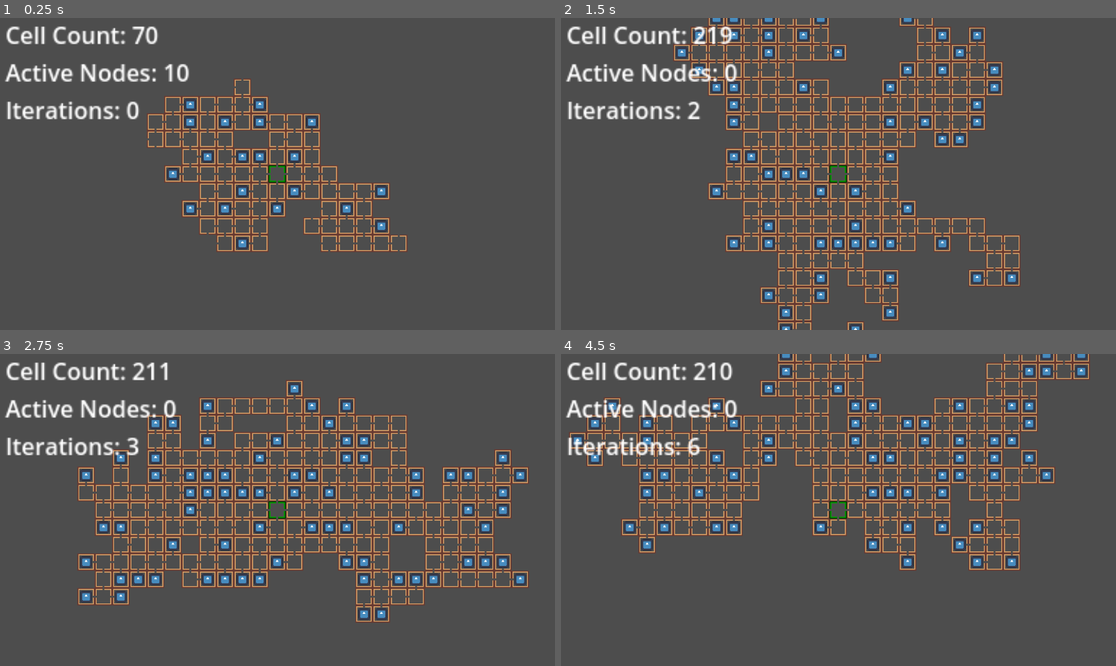
Above: before the commit, frames 1-4 (two rows, left to right).
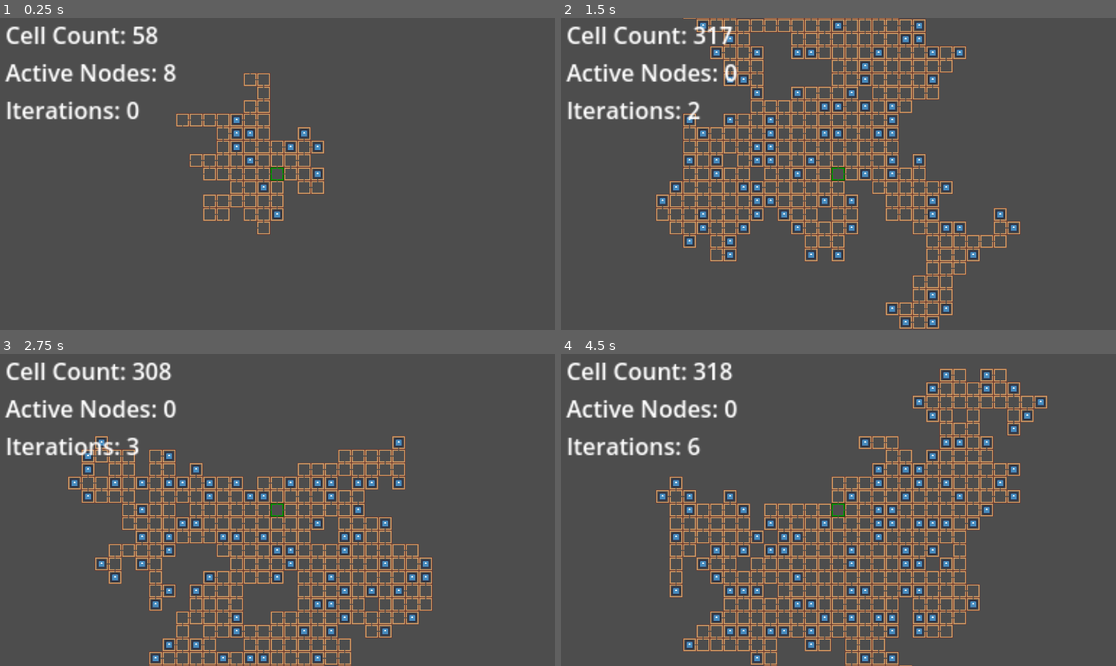
Above: after the commit, the same moments.

Repository: TreacherousDev/Cellular_Procedural_Generation
Game: Godot game, scene res://Scenes/map_generator.tscn
The game is run twice, just before and just after one commit, with the same random seed, the same clock (stepped at 60 frames per second) and the same inputs. The engine's default icon, where the game draws it, is replaced by a stand-in: a white triangle on a blue panel in a dark square.
Inputs:
- Up to frame 1 (0.25 s): no input
- Up to frame 2 (1.5 s): tap Enter (ui_accept) at 0.5, 0.77 s
- Up to frame 3 (2.75 s): tap Enter (ui_accept) at 1.52 s
- Up to frame 4 (4.5 s): tap Enter (ui_accept) at 2.75, 3.02, 3.77 s

The runs differ from the first frame. In frame 1, 8.2% of the frame differs, in the area x 23-74%, y 2-76%; in frame 2, 25%; in frame 3, 27%; in frame 4, 28%, in the area x 1-96%, y 0-100%.

Commit message:
QOL changes
disable raycasts if not used

Diff:
--- a/Code/map_generator.gd
+++ b/Code/map_generator.gd
@@ -10,23 +10,32 @@
 
 
 var count := 0
-var active := 0
+var active := 1
 var iterations : int = 0
 
 #spawns a room on first play to start the algorithm, deletes it and retries on clicking enter.
 func _ready():
 	create_map()
 
+var has_printed := false
+
 func _process(delta):
 	$CanvasLayer/Label.text = " Cell Count: " + str(count) + "\n Active Nodes: " + str(active) + "\n Iterations: " + str(iterations)
+
+
+
+func _physics_process(delta):
+	count = get_tree().get_nodes_in_group("room").size()
+	active = get_tree().get_nodes_in_group("active").size()
 
 	if Input.is_action_just_pressed("ui_accept"):
 		reset_map()
 		iterations += 1
 
-func _physics_process(delta):
-	count = get_tree().get_nodes_in_group("room").size()
-	active = get_tree().get_nodes_in_group("active").size()
+# WIP TODO: resets map if it generates a map smaller than intended
+#	if active == 0 and 300 > count:
+#		call_deferred("reset_map")
+#		reset_map()
 
 func create_map():
 	var newRoom = room.instantiate()
--- a/Code/room_spawner.gd
+++ b/Code/room_spawner.gd
@@ -20,7 +20,7 @@
 @onready var room_values = {1: up, 2:left, 3:upleft, 4:down, 5:updown, 6:downleft, 7:updownleft, 8:right, 9:upright, 10:leftright, 11:upleftright, 12:downright, 13:updownright, 14:downleftright, 15:updownleftright}
 
 #declare map size
-var max_cell_count : int = 200
+var max_cell_count : int = 300
 
 #declare other room variables
 var room : PackedScene
@@ -74,6 +74,7 @@
 	spawnable_rooms = []
 
 #gets the max number of directions that the spawned room can have based on von neumann neighborhood
+#only emable raycasts during calculation to prevent unnecessary callbacks
 func detect_spawnable_areas():
 	$Up.force_raycast_update()
 	if $Up.is_colliding() == false:
@@ -87,6 +88,13 @@
 	$Right.force_raycast_update()
 	if $Right.is_colliding() == false:
 		spawnable_locations.append(8)
+
+	$Up.set_enabled(false)
+	$Left.set_enabled(false)
+	$Down.set_enabled(false)
+	$Right.set_enabled(false)
+
+	#include parent direction. by default it always returns true because the ray hits its parent room
 	spawnable_locations.append(direction_number)
 	get_all_combinations(spawnable_locations)
 
@@ -115,8 +123,10 @@
 	#	add_room_to_pool(leftright, 10)
 
 	#sample 2:
-	#prevents the map from generating any further right
-	#if global_position.x > 60:
+	#prevents the map from generating any further right or down
+	#if global_position.x > 0:
+	#	force_spawn_closing_room()
+	#if global_position.y > 0:
 	#	force_spawn_closing_room()
 
 #methods to add or delete rooms from selection pool
@@ -170,7 +180,7 @@
 	#number must be between 1 and max_cell_count. if it's equal or close to max_cell_count, it just means that closing rooms
 	#wont be spawned till the end of the generation, unless its the only option.
 	#experiment with the number yourself to get a better feel for it
-	if (active_nodes <= (8)):
+	if (active_nodes <= (10)):
 		delete_closing_rooms_from_set()
 
 	#SPAWNING PROCESS
@@ -195,6 +205,7 @@
 		8:
 			newRoom.get_node("Right").free()
 	newRoom.branch_depth = get_parent().branch_depth + 1
+	print(newRoom.branch_depth)
 	add_child(newRoom)
 	remove_from_group("active")
 
--- a/Scenes/map_generator.tscn
+++ b/Scenes/map_generator.tscn
@@ -14,4 +14,4 @@
 text = "Cell Count:"
 
 [node name="Camera2D" type="Camera2D" parent="."]
-zoom = Vector2(1.8, 1.8)
+zoom = Vector2(1.4, 1.4)
--- a/Scenes/room_spawner.tscn
+++ b/Scenes/room_spawner.tscn
@@ -19,24 +19,28 @@
 texture = ExtResource("2_4gnqs")
 
 [node name="Up" type="RayCast2D" parent="."]
+enabled = false
 target_position = Vector2(0, -20)
 collision_mask = 2
 collide_with_areas = true
 collide_with_bodies = false
 
 [node name="Left" type="RayCast2D" parent="."]
+enabled = false
 target_position = Vector2(-20, 0)
 collision_mask = 2
 collide_with_areas = true
 collide_with_bodies = false
 
 [node name="Down" type="RayCast2D" parent="."]
+enabled = false
 target_position = Vector2(0, 20)
 collision_mask = 2
 collide_with_areas = true
 collide_with_bodies = false
 
 [node name="Right" type="RayCast2D" parent="."]
+enabled = false
 target_position = Vector2(20, 0)
 collision_mask = 2
 collide_with_areas = true
